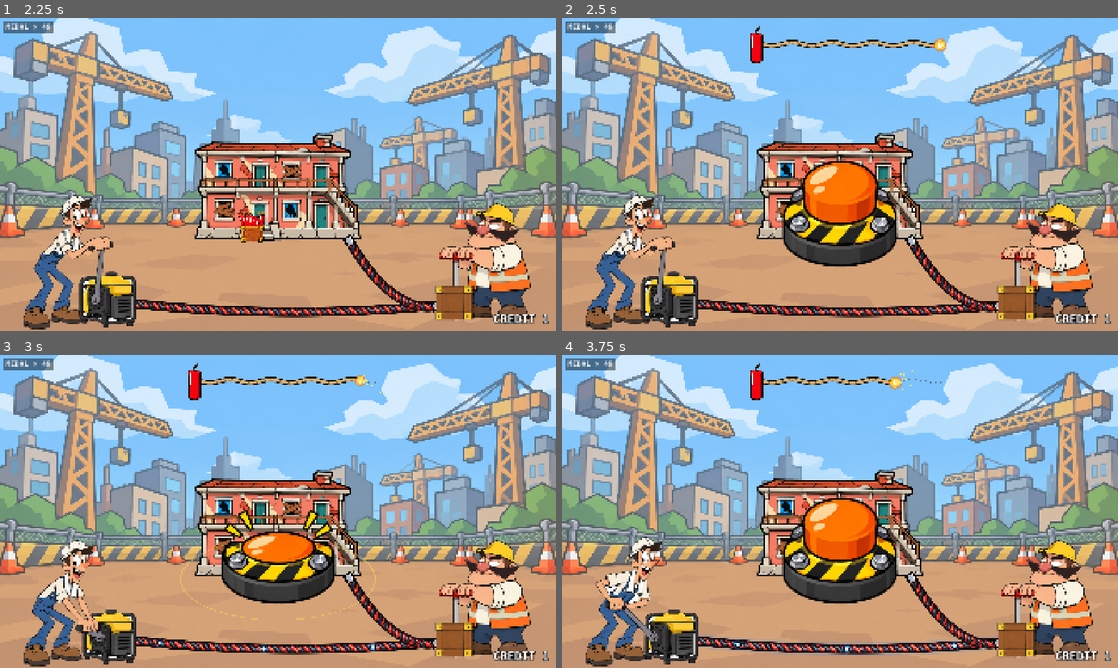
Above: before the commit, frames 1-4 (two rows, left to right).
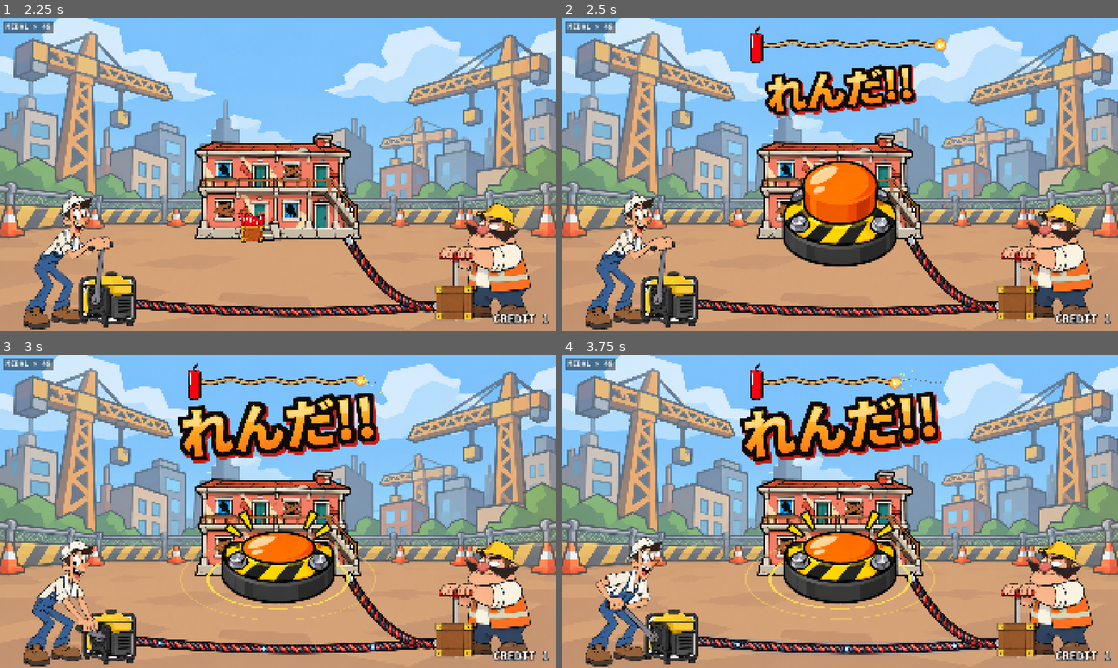
Above: after the commit, the same moments.

Repository: THEToilet/jari-medal-godot
Game: Godot game, scene res://scenes/main.tscn
Same seed, same stepped clock (60 frames per second), same inputs: the game is played once before the commit and once after it.
Inputs (mouse positions are in pixels of both pictures, inside the frame that each line leads up to):
- Up to frame 1 (2.25 s): tap Enter at 0.5, 2.1 s; move the mouse to (400, 158) at 0.52 s; hold C (coin) 0.53-1.28 s; click (400, 158) at 0.67 s; move the mouse to (166, 190) at 1.27 s; tap Space (tap) at 1.35 s; click (166, 190) at 1.42 s; move the mouse to (333, 105) at 2.02 s; click (333, 105) at 2.17 s
- Up to frame 2 (2.5 s): no input
- Up to frame 3 (3 s): move the mouse to (250, 574) at 2.77 s; tap C (coin) at 2.85 s; click (250, 574) at 2.92 s
- Up to frame 4 (3.75 s): move the mouse to (1006, 558) at 3.52 s; hold Space (tap) from 3.53 s (still down); click (1006, 558) at 3.67 s

Frame 1 is identical in both runs. In frame 2, 3.0% of the frame differs, in the area x 36-64%, y 14-32%; in frame 3, 5.6%; in frame 4, 8.7%, in the area x 32-69%, y 11-85%.

Commit message:
ボタンは押した瞬間に凹む（放置で自動の合図）、連打中に「れんだ!!」
Co-Authored-By: Claude Opus 5.5 <noreply@anthropic.com>
Claude-Session: https://claude.ai/code/session_01EELGvtKJpMHAwYAc1xVS7Q

Diff:
--- a/scripts/button_hint.gd
+++ b/scripts/button_hint.gd
@@ -17,6 +17,27 @@
 var _t: float = 0.0
 var _last: int = 0
 var _rings: Array[float] = []
+var _since_press: float = 99.0
+## 最後に押されてからこの秒数は「押したら凹む」だけ。それを過ぎたら自動で押して促す
+const IDLE_AUTO := 1.2
+const PRESS_HOLD := 0.09
+
+
+## プレイヤーがボタンを押した瞬間に呼ぶ（凹ませて輪を出す）
+func press() -> void:
+	_since_press = 0.0
+	_rings.append(0.0)
+
+
+func reset() -> void:
+	_since_press = 99.0
+	_t = 0.0
+
+
+func _cur() -> int:
+	if _since_press < IDLE_AUTO:
+		return 1 if _since_press < PRESS_HOLD else 0
+	return _frame_at(fmod(_t, interval) / interval)
 
 
 func _ready() -> void:
@@ -38,8 +59,10 @@
 	if not visible:
 		return
 	_t += delta
-	var f: int = _frame_at(fmod(_t, interval) / interval)
-	if f == 1 and _last != 1:
+	_since_press += delta
+	var auto: bool = _since_press >= IDLE_AUTO
+	var f: int = _cur()
+	if auto and f == 1 and _last != 1:
 		_rings.append(0.0)       # 底まで押した瞬間
 	_last = f
 	var alive: Array[float] = []
@@ -53,7 +76,7 @@
 func _draw() -> void:
 	if _frames.is_empty():
 		return
-	var t: Texture2D = _frames[mini(USE[_frame_at(fmod(_t, interval) / interval)], _frames.size() - 1)]
+	var t: Texture2D = _frames[mini(USE[_cur()], _frames.size() - 1)]
 	var w: float = size_px
 	var h: float = w * t.get_height() / t.get_width()
 	# 衝撃の輪（土台のまわりに広がる）
--- a/scripts/demolition_cabinet.gd
+++ b/scripts/demolition_cabinet.gd
@@ -566,6 +566,7 @@
 	lbl_timer.text = ""
 	fuse.visible = false
 	btn_hint.visible = false
+	_hide_mash_text()
 	lbl_big.visible = false
 	lbl_payout.visible = false
 	_build_strip()
@@ -1095,7 +1096,9 @@
 	# ボタン連打の合図
 	btn_hint.interval = 0.6
 	btn_hint.size_px = 400.0
+	btn_hint.reset()
 	btn_hint.visible = true
+	_show_mash_text()
 	_pose(foreman, "chara/foreman_1")
 	Sfx.hum_level = 0.3
 
@@ -1104,6 +1107,8 @@
 	power = minf(power + POWER_PER_TAP, 1.0)
 	dynamo.kick()
 	Sfx.play("tap", 0.0, 0.05)
+	btn_hint.press()
+	_bump_mash_text()
 	# 押すたびに作業員が発電機のハンドルを1コマ回す
 	if not _crank_frames.is_empty():
 		_crank_phase += 1.0
@@ -1151,6 +1156,7 @@
 # ---------------------------------------------------------------- DETONATE
 
 func _enter_detonate() -> void:
+	_hide_mash_text()
 	lbl_timer.text = ""
 	fuse.visible = false
 	btn_hint.visible = false
@@ -1436,6 +1442,42 @@
 	create_tween().tween_property(lbl_big, "scale", Vector2.ONE, 0.25).set_trans(Tween.TRANS_BACK).set_ease(Tween.EASE_OUT)
 
 
+## 連打フェーズの「れんだ！」文字。押すたびにポンと弾む
+const MASH_POS := Vector2(960, 250)
+const MASH_H := 190.0
+var mash_text: Sprite2D
+var _mash_base: float = 1.0
+
+
+func _show_mash_text() -> void:
+	if mash_text == null:
+		var tp: String = "res://assets/text/charge.png"
+		if not ResourceLoader.exists(tp):
+			return
+		mash_text = Sprite2D.new()
+		mash_text.texture = load(tp)
+		mash_text.position = MASH_POS
+		_mash_base = MASH_H / mash_text.texture.get_height()
+		ui.add_child(mash_text)
+	mash_text.visible = true
+	mash_text.rotation = deg_to_rad(-5)
+	mash_text.scale = Vector2.ONE * _mash_base * 0.3
+	create_tween().tween_property(mash_text, "scale", Vector2.ONE * _mash_base, 0.25).set_trans(Tween.TRANS_BACK).set_ease(Tween.EASE_OUT)
+
+
+func _bump_mash_text() -> void:
+	if mash_text == null or not mash_text.visible:
+		return
+	mash_text.scale = Vector2.ONE * _mash_base * 1.12
+	mash_text.rotation = deg_to_rad(randf_range(-8, -2))
+	create_tween().tween_property(mash_text, "scale", Vector2.ONE * _mash_base, 0.12)
+
+
+func _hide_mash_text() -> void:
+	if mash_text:
+		mash_text.visible = false
+
+
 func _press_anim(s: Sprite2D) -> void:
 	var base: Vector2 = s.scale
 	var tw := create_tween()
Binary file added: assets/text/charge.png
Not shown, added: assets/text/charge.png.import
